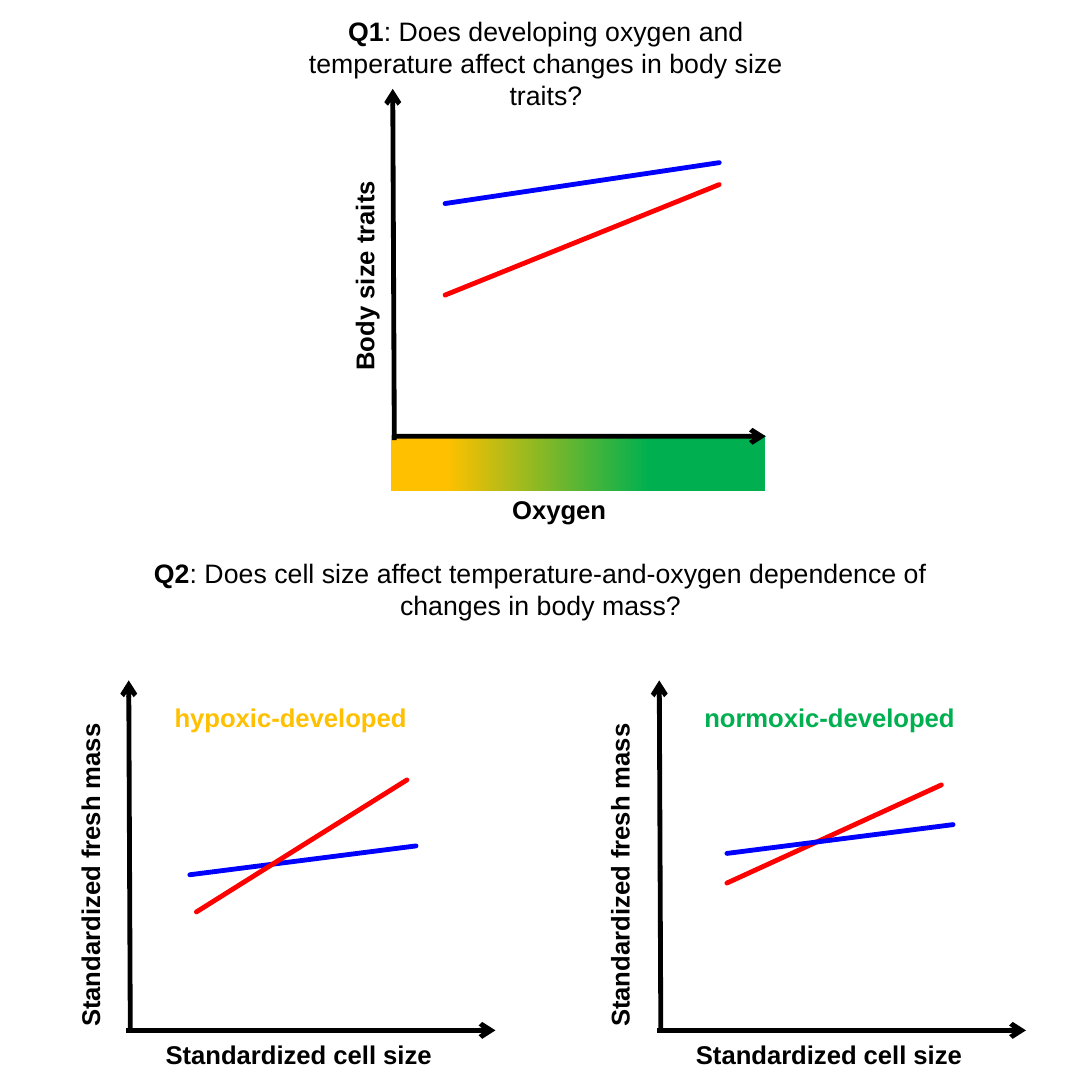
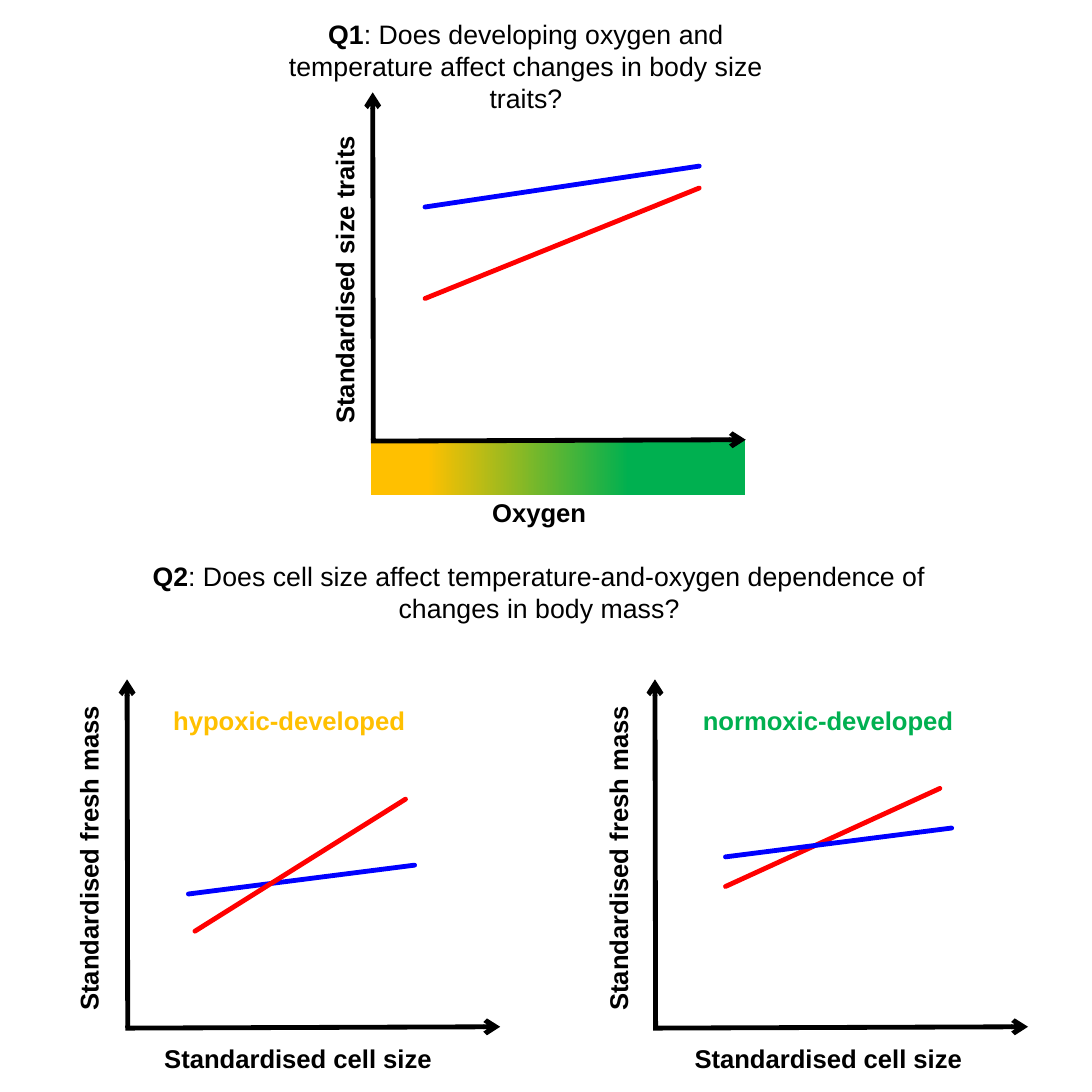
Before and after one commit to felixpleiva/Plastic_responses_DGRP_lines, a slide deck: slide 1 of Outputs/Figure 1 Predictions.pptx. Drawn at 1092x1092 pixels with LibreOffice and Linux fonts; fonts in the diff are those of the drawing. Boxes give left, top, right and bottom in pixels: in the first picture for what was removed or moved away, otherwise in the second. Text is boxed around its words. In the diff, an @@ line names an element or a change of style, - is before the commit and + after.

```diff
--- a/Outputs/Figure 1 Predictions.pptx
+++ b/Outputs/Figure 1 Predictions.pptx
@@ text at (x1=331, y1=142, x2=360, y2=418): text changed @@
-Body size traits
+Standardised size traits
@@ 2 texts, 2 lines, 2 arrows, 1 rectangle moved together from (x1=309, y1=21, x2=782, y2=525) to (x1=289, y1=24, x2=762, y2=528) @@
@@ arrow moved from (128, 681) - (131, 1032) to (127, 679) - (128, 1027) @@
@@ arrow moved from (659, 681) - (661, 1032) to (655, 679) - (655, 1027) @@
@@ text at (x1=76, y1=712, x2=105, y2=1006): text changed @@
-Standardized fresh mass
+Standardised fresh mass
@@ text at (x1=605, y1=712, x2=634, y2=1006): text changed @@
-Standardized fresh mass
+Standardised fresh mass
@@ line moved from (196, 912) - (407, 780) to (195, 931) - (406, 800) @@
@@ 2 lines, 1 text moved together from (x1=154, y1=563, x2=953, y2=883) to (x1=153, y1=566, x2=952, y2=886) @@
@@ line moved from (190, 875) - (416, 846) to (188, 894) - (415, 866) @@
@@ arrow moved from (496, 1031) - (126, 1031) to (500, 1027) - (125, 1028) @@
@@ text at (x1=164, y1=1049, x2=431, y2=1069): text changed @@
-Standardized cell size
+Standardised cell size
@@ arrow moved from (1026, 1031) - (658, 1031) to (1028, 1027) - (653, 1028) @@
@@ text at (x1=695, y1=1049, x2=961, y2=1069): text changed @@
-Standardized cell size
+Standardised cell size
```
Also in this commit, not shown: 14 other files.
